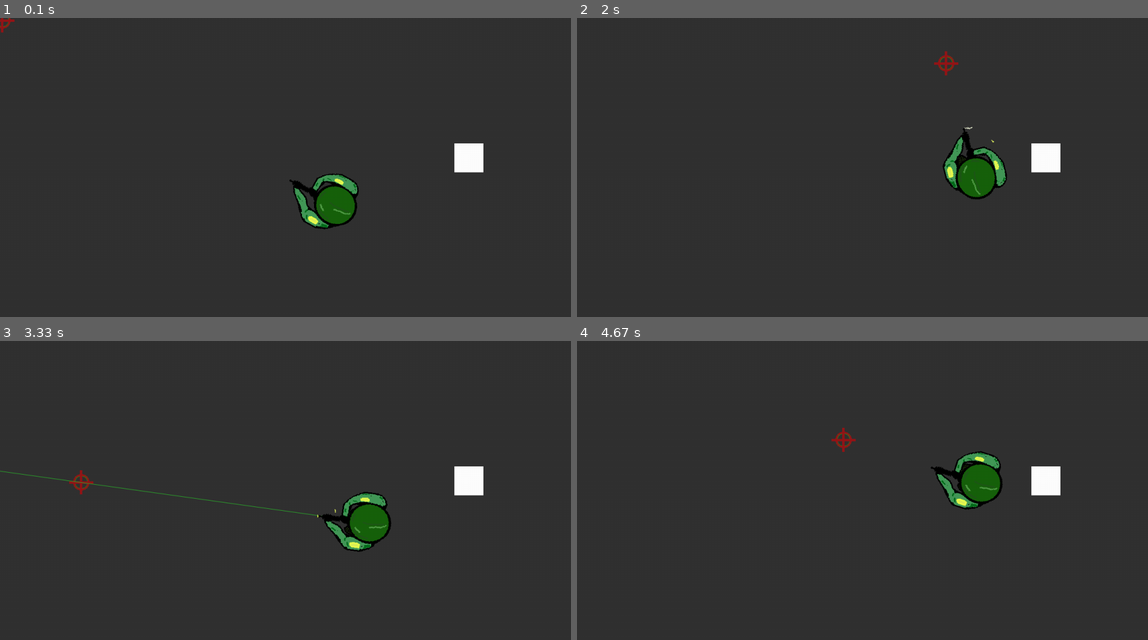
Above: before the commit, frames 1-4 (two rows, left to right).
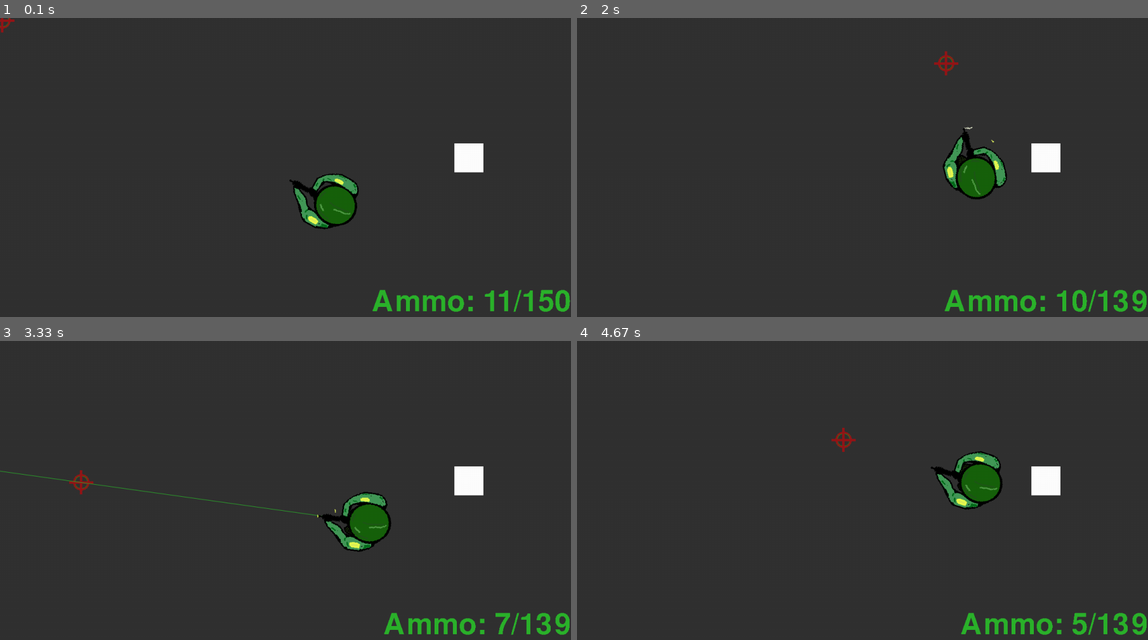
Above: after the commit, the same moments.

Repository: maxhayes/Basic-pygame-trig-test
Game: pygame game, started from MAIN.py
Two runs of this game, one before a commit and one after it. Both use one fixed random seed, a clock stepped at 60 frames per second and the inputs below.
Inputs (mouse positions are in pixels of both pictures, inside the frame that each line leads up to):
- Up to frame 1 (0.1 s): no input
- Up to frame 2 (2 s): click (862, 167) at 0.38 s; tap R at 0.67 s; hold D 1-1.47 s; click (725, 170) at 1.08 s; hold W 1.5-1.8 s; click (685, 122) at 1.58 s; tap T at 1.65 s; hold D from 1.83 s (still down); click (948, 62) at 1.92 s
- Up to frame 3 (3.33 s): release D at 2.3 s; hold A 2.33-2.87 s; click (354, 517) at 2.42 s; hold S 2.9-3.2 s; click (296, 388) at 2.98 s; tap T at 3.05 s; hold A from 3.23 s (still down); click (79, 481) at 3.32 s
- Up to frame 4 (4.67 s): release A at 3.63 s; hold W 3.67-4.03 s; click (868, 523) at 3.75 s; hold D from 4.07 s (still down); click (845, 439) at 4.15 s; tap T at 4.22 s

The runs differ from the first frame. In frame 1, 1.0% of the frame differs, in the area x 65-100%, y 90-99%; in frame 2, 1.0%, in the area x 64-100%, y 90-99%; in frame 3, 0.9%; in frame 4, 1.0%.

Commit message:
Added custom sounds and reload animation
sped up sounds, added reload animation.
only non original sound is the gunshot sound.
all others I recorded

Diff:
--- a/MAIN.py
+++ b/MAIN.py
@@ -10,10 +10,6 @@
 from modules.block_class import *
 from mxrydevtools import *
 
-# sounds
-import pygame.mixer
-pygame.mixer.pre_init(44100, -16, 1, 512)
-pygame.mixer.init()
 
 
 # create game objects:
--- a/modules/constants.py
+++ b/modules/constants.py
@@ -1,5 +1,10 @@
 import pygame
 import mxrydevtools
+
+# sounds
+import pygame.mixer
+pygame.mixer.init(frequency=22050, size=16, channels=4, buffer=256)
+#pygame.mixer.init()
 
 # colors
 BLACK = (0,0,0)
@@ -73,9 +78,12 @@
                                           columns=3, rows=4)
 
 # :::::::::::::::::: SOUNDS ::::::::::::::::::::::::::
-gunshot_silenced = pygame.mixer.Sound('sound_fx\silenced_gunshot.wav')
-laser_on = pygame.mixer.Sound('sound_fx\laser_toggle_on.wav')
-laser_off = pygame.mixer.Sound('sound_fx\laser_toggle_off.wav')
+gunshot_silenced = pygame.mixer.Sound('sound_fx/silenced_gunshot.aiff')
+reload_sound =     pygame.mixer.Sound('sound_fx/reload.aiff')
+laser_on =         pygame.mixer.Sound('sound_fx/laser_toggle_on.aiff')
+laser_off =        pygame.mixer.Sound('sound_fx/laser_toggle_off.aiff')
+empty_clip =       pygame.mixer.Sound('sound_fx/empty_clip.aiff')
+
 
 
 
--- a/modules/player_class backup.py
+++ /dev/null
@@ -1,237 +0,0 @@
-# Defines the player class to be imported into pong/MAIN
-
-if __name__ == '__main__':
-    print('''
-    This file is used to define the PLAYER class for TRIG TEST.
-    it is to be used within "localpong_main.py".
-    on its own, it provides no functionality.
-
-    HAFF A GUD DAY
-    ''')
-
-import pygame
-from math import cos, acos, degrees, pow, sqrt
-from fractions import Fraction
-from modules.constants import *
-from mxrydevtools import find_rotation, vector_collide
-
-
-# PLAYER CLASS:
-class Player(pygame.sprite.Sprite):
-
-    def __init__(self, image, start_x = 0, start_y = 0,
-                 walking_speed = WALKING_SPEED,
-                 recoil_speed = RECOIL_SPEED):
-
-        self.frame = 0
-        # inherited class init
-        pygame.sprite.Sprite.__init__(self)
-        # setup image
-        self.image = image
-        self.orig_image = image
-        self.rect = self.image.get_rect()
-        self.hit_width = 120
-        self.hit_height = 110
-        self.hit_box = pygame.rect.Rect(0,0, self.hit_width, self.hit_height)
-        self.hit_box.center = [start_x, start_y]
-        # setup pos/speeds
-        self.rect.x = start_x
-        self.rect.y = start_y
-        self.walk_speed = walking_speed
-        self.recoil_speed = recoil_speed
-        self.speed = PLAYER_SPEED
-        self.changex, self.changey = 0,0
-
-        self.moving = False
-        self.player_fired = False
-        self.laser_state = False
-
-
-        # add object to lists
-        #all_sprites_list.add(self)
-        player_list.add(self)
-
-
-    # --- define class methods --- #
-
-    # increase fram counte each time its called, chooses framse from animations,
-    # rotates them, moves them, and checks for collisions
-    def move(self):
-        self.frame += 1
-        self.choose_feet_frame()
-        self.choose_body_frame()
-        self.rotate()
-        self.move_collide_rect()
-#
-
-
-    # draws body, feet, and laser to screen after logic is finished
-    def update(self):
-        # make hitbox visible for collision debug.
-        self.hit_box_vis = pygame.Surface([self.hit_box.width, self.hit_box.height])
-        self.hit_box_vis.fill([0,125,125,5])
-        # uncomment next line to draw hitbox:
-        #screen.blit(self.hit_box_vis, (self.hit_box.topleft))
-        self.move()
-        if self.feet_image:
-            screen.blit(self.feet_image, (self.rect.x, self.rect.y))
-        if self.laser_state:
-            self.draw_laser()
-        # draw player body
-        screen.blit(self.image, (self.rect.x, self.rect.y))
-#
-
-
-    # selects correct frame from feet walking animation
-    def choose_feet_frame(self):
-        self.feet_image = None
-        if self.changex == 0 and self.changey == 0:
-            self.walk_start_frame = self.frame
-        else:
-            # player moving, animate
-            self.moving = True
-            # select frame
-            step = (self.frame - self.walk_start_frame)//self.walk_speed
-            if step >= len(walking_frames):
-                self.walk_start_frame = self.frame
-                step = 0
-            self.feet_image = walking_frames[step]
-#
-
-
-    # selects correct body from from body-related animations
-    def choose_body_frame(self):
-        if not self.player_fired:
-            self.recoil_start_frame = self.frame
-            self.image = self.orig_image
-        if self.player_fired:
-            # player firing (remember this does not loop)
-            step = (self.frame - self.recoil_start_frame)//self.recoil_speed
-            if step >= len(recoil_frames):
-                self.player_fired = False
-                self.image = self.orig_image
-            else:
-                self.image = recoil_frames[step]
-#
-
-    # rotates images from fram-choosing functions based on player/mouse pos
-    def rotate(self):
-        # find angle with MxRyDevtool
-        self.angle = find_rotation(self.rect.center, pygame.mouse.get_pos())
-        # get center:
-        self.pos_x, self.pos_y = self.rect.center
-        # rotate images
-        self.image = pygame.transform.rotate(self.image, self.angle)
-        if self.feet_image:
-            self.feet_image = pygame.transform.rotate(self.feet_image, self.angle)
-        # reset orig center
-        self.rect = self.image.get_rect(center=(self.pos_x, self.pos_y))
-        self.hit_box.center = self.rect.center
-        # rotate hit box if thresholds are passed
-        bounds = [26,136,205,325]
-        if round(self.angle) in range (bounds[0],bounds[1]) or round(self.angle) in range(bounds[2],bounds[3]):
-            self.hit_box.height = self.hit_width
-            self.hit_box.width = self.hit_height
-        else:
-            self.hit_box.height = self.hit_height
-            self.hit_box.width = self.hit_width
-#
-
-    # draws the laser (figures out how long to make the line)
-    def draw_laser(self):
-        Mx, My = pygame.mouse.get_pos()
-        Px, Py = self.rect.center
-        # create the "laser" endpoint further and further until it 'hits' something
-        Lx, Ly, = Mx, My
-        slope_x = (Mx - Px)
-        slope_y = (My - Py)
-        if slope_x == 0: slope_x += .00000000001
-        if slope_y == 0: slope_y += .00000000001
-        sign_x = slope_x/abs(slope_x)
-        sign_y = slope_y/abs(slope_y)
-        delta_x = (slope_x/slope_y)*sign_y
-        delta_y = (slope_y/slope_x)*sign_x
-        if abs(delta_x) > abs(delta_y):
-            delta_y = sign_y
-        else:
-            delta_x = sign_x
-        # extend laser until it is off the screen
-        while True:
-            #extend laser
-            last_lx = Lx
-            last_ly = Ly
-            Lx += delta_x*50
-            Ly += delta_y*50
-            # see if laser has moved off screen
-            if Lx in range(0,res_x):
-                pass
-            elif Ly in range(0, res_y):
-                pass
-            else:
-                break
-        # draw the laser
-        pygame.draw.aaline(screen, (GREEN), [Px, Py], [(Lx), (Ly)], True)
-#
-
-    # updates player and hitbox position
-    def move_collide_rect(self):
-        # move up/down and collide check:
-        self.rect.x += self.changex
-        self.rect.y += self.changey
-        self.hit_box.center = self.rect.center
-
-        for block in block_list:
-            if self.hit_box.colliderect(block.rect):
-                # make the smallest change possible to get player out of the wall
-                delta_left = block.rect.right - self.hit_box.left
-                delta_right = self.hit_box.right - block.rect.left
-                delta_top = block.rect.bottom - self.hit_box.top
-                delta_bottom = self.hit_box.bottom - block.rect.top
-
-                # add all deltas to a list:
-                deltas = [delta_left, delta_right, delta_top, delta_bottom]
-
-                if   deltas.index(min(deltas)) == 0: self.rect.x += min(deltas)
-                elif deltas.index(min(deltas)) == 1: self.rect.x -= min(deltas)
-                elif deltas.index(min(deltas)) == 2: self.rect.y += min(deltas)
-                elif deltas.index(min(deltas)) == 3: self.rect.y -= min(deltas)
-    #
-
-    # movement/keybinding methods:
-    def fire(self):
-        gunshot_silenced.play()
-        self.player_fired = True  # starts animation
-        # see if 'bullet' hits a block
-        bullet_hits = vector_collide(self.rect.center, self.angle, block_list)
-        if bullet_hits:
-            for block in bullet_hits:
-                block.kill()
-
-
-    def moveup(self):
-        self.changey -= self.speed
-    def movedown(self):
-        self.changey += self.speed
-    def moveleft(self):
-        self.changex -= self.speed
-    def moveright(self):
-        self.changex += self.speed
-    def stopup(self):
-        self.changey += self.speed
-    def stopdown(self):
-        self.changey -= self.speed
-    def stopleft(self):
-        self.changex +=self.speed
-    def stopright(self):
-        self.changex -= self.speed
-    def laser_on(self):
-        self.laser_state = True
-        laser_on.play()
-    def laser_off(self):
-        self.laser_state = False
-        laser_off.play()
-    def laser_toggle(self):
-        if self.laser_state:
-            self.laser_off()
-        else:
-            self.laser_on()
--- a/modules/player_class.py
+++ b/modules/player_class.py
@@ -19,9 +19,10 @@
 # PLAYER CLASS:
 class Player(pygame.sprite.Sprite):
 
-    def __init__(self, image, start_x = 0, start_y = 0):
-
-        self.frame = 0
+    def __init__(self, image, start_x = 0, start_y = 0,
+                 clip_size = 11,
+                 ammo_count = 150):
+
         # inherited class init
         pygame.sprite.Sprite.__init__(self)
         # setup image
@@ -32,7 +33,12 @@
         self.hit_height = 110
         self.hit_box = pygame.rect.Rect(0,0, self.hit_width, self.hit_height)
         self.hit_box.center = [start_x, start_y]
-        # setup pos/speeds
+        # setup pos/speeds/variables
+
+        self.clip_size = clip_size
+        self.ammo_count = ammo_count
+        self.current_clip = self.clip_size
+
         self.rect.x = start_x
         self.rect.y = start_y
         self.speed = PLAYER_SPEED
@@ -41,12 +47,12 @@
         self.moving = False
         self.player_fired = False
         self.player_reloading = False
+        self.started_reload = False
         self.laser_state = False
         self.pre_reload_laser = False
 
 
         # add object to lists
-        #all_sprites_list.add(self)
         player_list.add(self)
 
 
@@ -65,10 +71,21 @@
         if not self.recoil_image:
             self.player_fired = False
         self.reload_image = reload_animation.frame_update(self.player_reloading, loop = False)
+
         if not self.reload_image:
             self.player_reloading = False
             self.laser_state = self.pre_reload_laser
-        else: self.laser_state = False
+            if self.started_reload:
+                if self.ammo_count > self.clip_size:
+                    self.current_clip = self.clip_size
+                    self.ammo_count -= self.clip_size
+                else:
+                    self.current_clip = self.ammo_count
+                    self.ammo_count = 0
+                self.started_reload = False
+        else:
+            self.laser_state = False
+            self.started_reload = True
 
         # decide which body image to use:
         if self.recoil_image: self.image = self.recoil_image
@@ -86,7 +103,8 @@
         # make hitbox visible for collision debug.
         self.hit_box_vis = pygame.Surface([self.hit_box.width, self.hit_box.height])
         self.hit_box_vis.fill([0,125,125,5])
-        # uncomment next line to draw hitbox:
+
+
         self.move()
         if self.feet_image:
             screen.blit(self.feet_image, (self.rect.x, self.rect.y))
@@ -94,7 +112,13 @@
             self.draw_laser()
         # draw player body
         screen.blit(self.image, (self.rect.x, self.rect.y))
-#
+        # draw score:
+        self.ammo_readout = font.render("Ammo: %s/%s" % (self.current_clip, self.ammo_count), 0, GREEN)
+        self.hud_rect = self.ammo_readout.get_rect()
+        screen.blit(self.ammo_readout, (res_x - self.hud_rect.width,
+                                        res_y - self.hud_rect.height))
+#
+
     # rotates images from fram-choosing functions based on player/mouse pos
     def rotate(self):
         # find angle with MxRyDevtool
@@ -181,14 +205,18 @@
 
     # movement/keybinding methods:
     def fire(self):
-        if not self.player_reloading:
-            gunshot_silenced.play()
-            self.player_fired = True  # starts animation
-            # see if 'bullet' hits a block
-            bullet_hits = vector_collide(self.rect.center, self.angle, block_list)
-            if bullet_hits:
-                for block in bullet_hits:
-                    block.kill()
+        if self.current_clip:
+            if not self.player_reloading:
+                gunshot_silenced.play()
+                self.player_fired = True  # starts animation
+                # see if 'bullet' hits a block
+                bullet_hits = vector_collide(self.rect.center, self.angle, block_list)
+                if bullet_hits:
+                    for block in bullet_hits:
+                        block.kill()
+                self.current_clip -= 1
+        else:
+            empty_clip.play()
 
 
     def moveup(self):
@@ -227,6 +255,11 @@
                 self.pre_reload_laser = self.laser_state
 
     def reload(self):
-        self.player_reloading = True
-        #self.pre_reload_laser = self.laser_state
-        self.laser_state = False
+        if self.ammo_count != 0:
+            if not self.player_reloading:
+                reload_sound.play()
+                self.player_reloading = True
+                self.laser_state = False
+
+        else:
+            empty_clip.play()
--- a/mxrydevtools.py
+++ b/mxrydevtools.py
@@ -215,15 +215,15 @@
 
         else:
             size = [sheet_size.width/columns, sheet_size.height/rows]
-            print(sheet_size.width)
-            print(sheet_size.height)
-            print('')
+            #print(sheet_size.width)
+            #print(sheet_size.height)
+            #print('')
             current_row = 0
             current_column = 0
 
             for i in range(self.num_frames):
                 pos = [size[0]*current_column , size[1]*current_row]
-                print("%s: %s" % (i+1, pos))
+                #print("%s: %s" % (i+1, pos))
                 frame_list.append(image.subsurface(pos, size))
                 current_column += 1
                 if current_column == columns:
Not shown, changed: README.txt
Binary file changed: images/ani_reload_sheet.png
Not shown, changed: player sprite file.gal
Not shown, added: sound_fx/empty_clip.aiff
Not shown, added: sound_fx/laser_toggle_off.aiff
Not shown, removed: sound_fx/laser_toggle_off.wav
Not shown, added: sound_fx/laser_toggle_on.aiff
Not shown, removed: sound_fx/laser_toggle_on.wav
Not shown, added: sound_fx/reload.aiff
Not shown, added: sound_fx/silenced_gunshot.aiff
